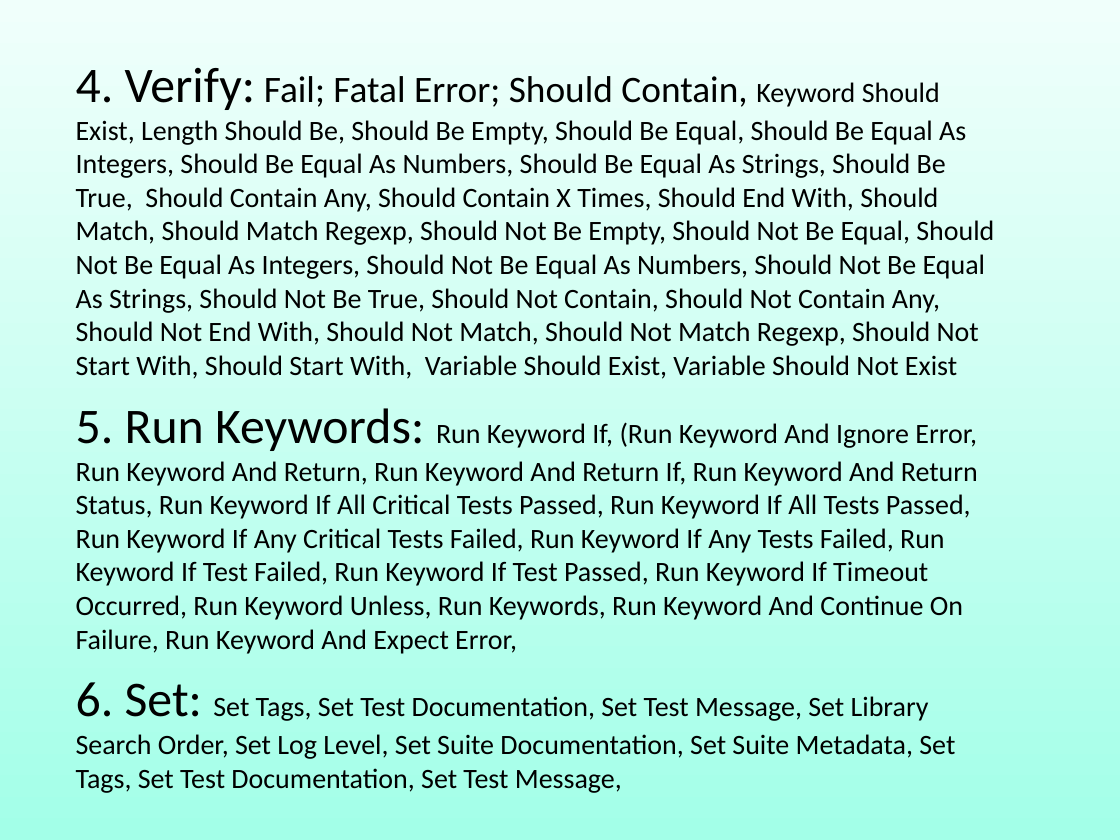
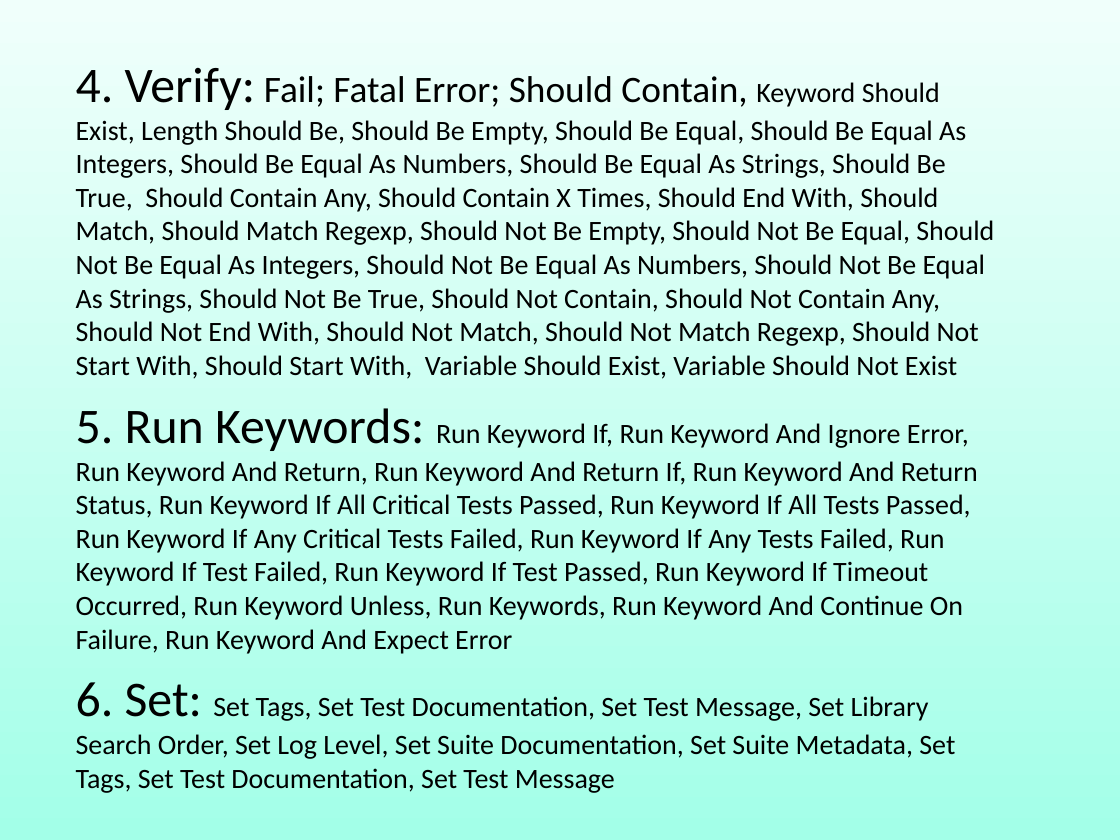
Before and after one commit to robin3795/Data, a slide deck: slide 63 of 2018_1.ppt (slide 58 before the commit). Drawn at 1120x840 pixels with LibreOffice and Linux fonts; fonts in the diff are those of the drawing. Boxes give left, top, right and bottom in pixels: in the first picture for what was removed or moved away, otherwise in the second. Text is boxed around its words. In the diff, an @@ line names an element or a change of style, - is before the commit and + after.

```diff
--- a/2018_1.ppt
+++ b/2018_1.ppt
@@ text at [76, 408, 978, 793]: text changed @@
-5. Run Keywords: Run Keyword If, (Run Keyword And Ignore Error, Run Keyword And Return, Run Keyword And Return If, Run Keyword And Return Status, Run Keyword If All Critical Tests Passed, Run Keyword If All Tests Passed, Run Keyword If Any Critical Tests Failed, Run Keyword If Any Tests Failed, Run Keyword If Test Failed, Run Keyword If Test Passed, Run Keyword If Timeout Occurred, Run Keyword Unless, Run Keywords, Run Keyword And Continue On Failure, Run Keyword And Expect Error,
-6. Set: Set Tags, Set Test Documentation, Set Test Message, Set Library Search Order, Set Log Level, Set Suite Documentation, Set Suite Metadata, Set Tags, Set Test Documentation, Set Test Message,
+5. Run Keywords: Run Keyword If, Run Keyword And Ignore Error, Run Keyword And Return, Run Keyword And Return If, Run Keyword And Return Status, Run Keyword If All Critical Tests Passed, Run Keyword If All Tests Passed, Run Keyword If Any Critical Tests Failed, Run Keyword If Any Tests Failed, Run Keyword If Test Failed, Run Keyword If Test Passed, Run Keyword If Timeout Occurred, Run Keyword Unless, Run Keywords, Run Keyword And Continue On Failure, Run Keyword And Expect Error
+6. Set: Set Tags, Set Test Documentation, Set Test Message, Set Library Search Order, Set Log Level, Set Suite Documentation, Set Suite Metadata, Set Tags, Set Test Documentation, Set Test Message
```
Also in this commit, not shown: 53 other slides changed, 35 slides added, 8 slides removed.
